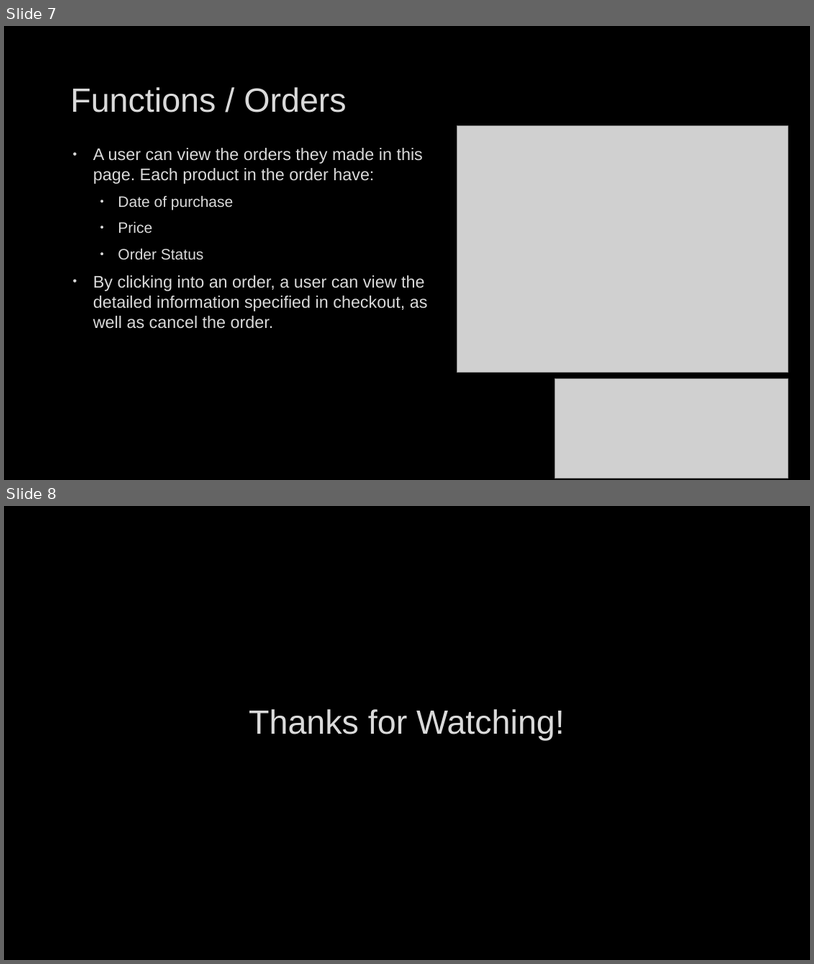
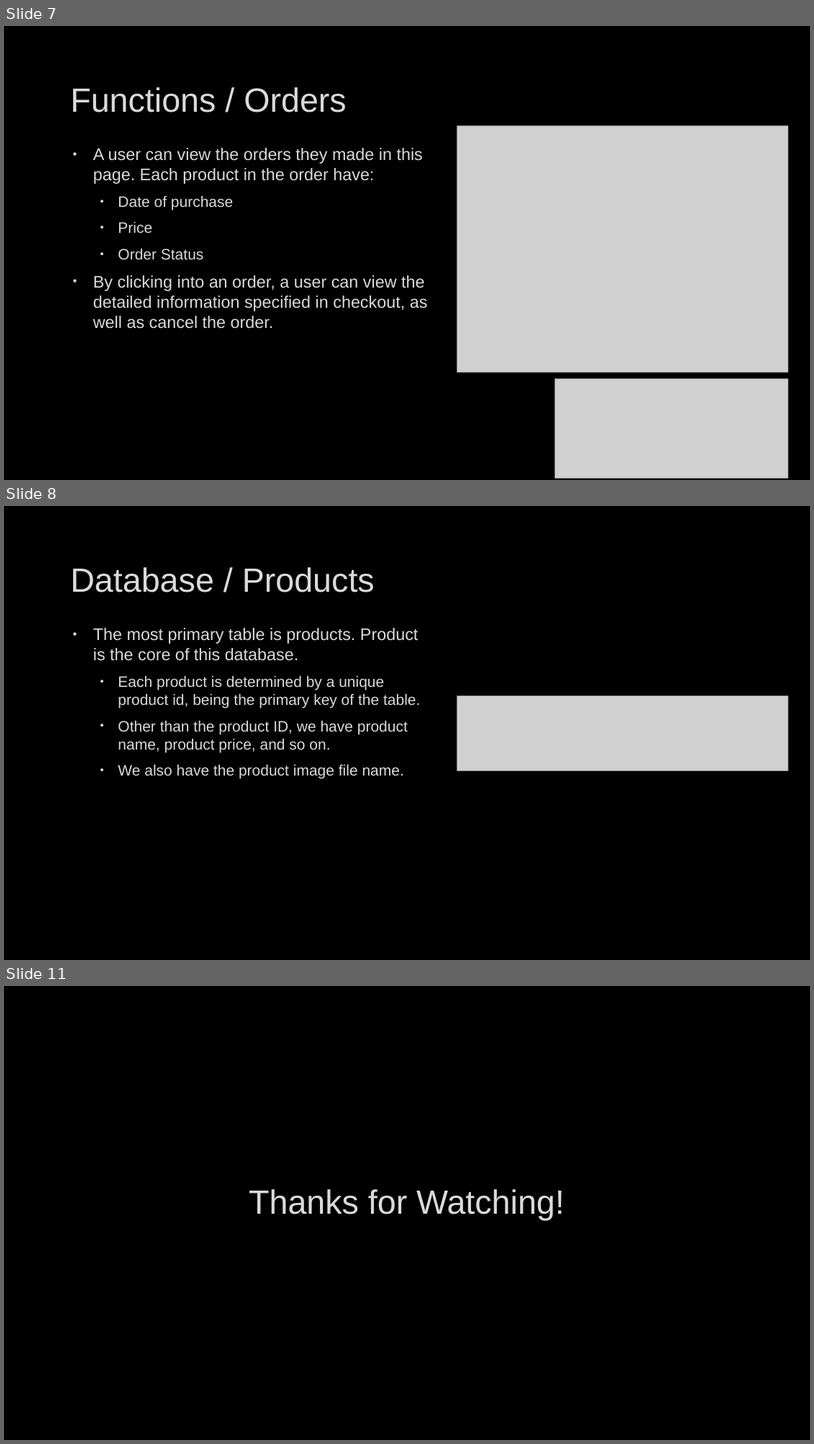
Before and after one commit to YanzhenHuang/CISC3003-Final-Project-Individual, a slide deck: My Project Archive/CISC3003-Project-Assignment.pptx. Shown one above the other, each under a label of ours: slides 7 and 8 before the commit, slides 7, 8 and 11 after it; the slides between them are not shown. The pictures are 814x964 and 814x1444 pixels, drawn with LibreOffice and Linux fonts; fonts in the diff are those of the drawing; grey boxes stand for pictures; background and template pictures are left out. Boxes give left, top, right and bottom in pixels: in the first picture for what was removed or moved away, otherwise in the second. Text is boxed around its words. In the diff, an @@ line names an element or a change of style, - is before the commit and + after.

```diff
--- a/My Project Archive/CISC3003-Project-Assignment.pptx
+++ b/My Project Archive/CISC3003-Project-Assignment.pptx
@@ slide 8 added at <box>4,506,810,960</box>, background picture (left out) @@
@@ title added at <box>70,567,375,592</box>, 40 pt, text #DADADA @@
+Database / Products
@@ text added at <box>93,628,420,779</box>, 18 pt, text #DADADA @@
+• The most primary table is products. Product is the core of this database.
+  • Each product is determined by a unique product id, being the primary key of the table.
+  • Other than the product ID, we have product name, product price, and so on.
+  • We also have the product image file name.
@@ picture added at <box>457,695,788,770</box> @@
@@ what was slide 8 is now slide 11 @@
```
Also in this commit, not shown: 2 other slides added.
